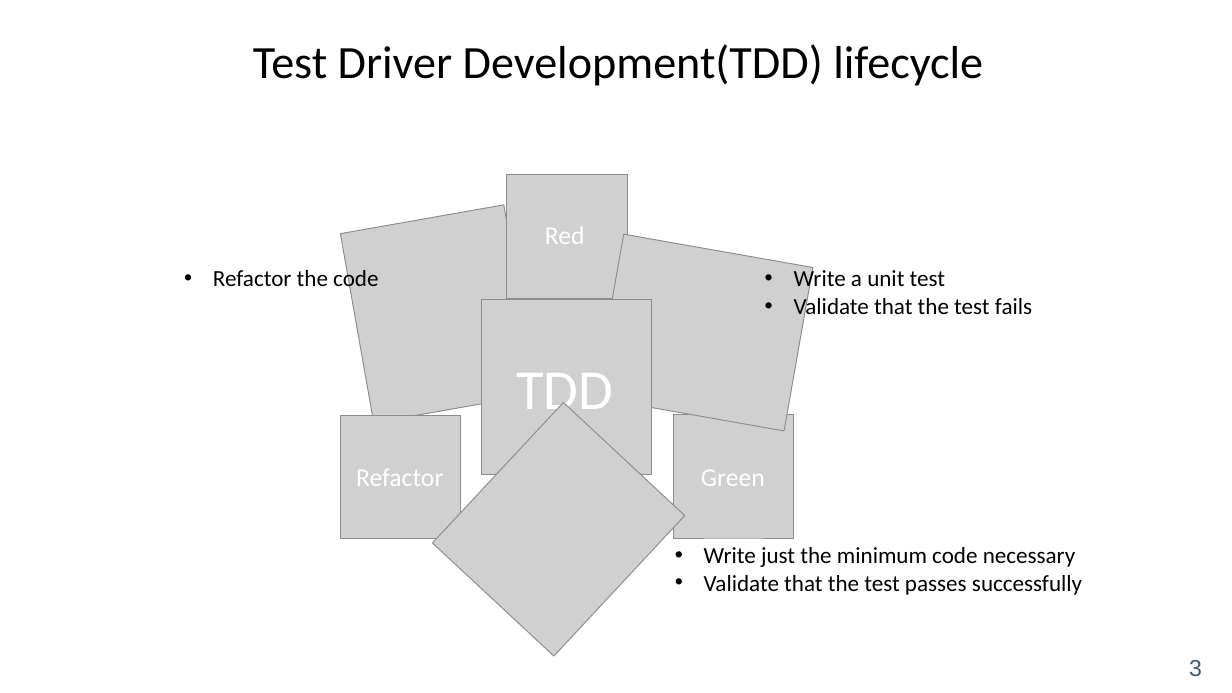
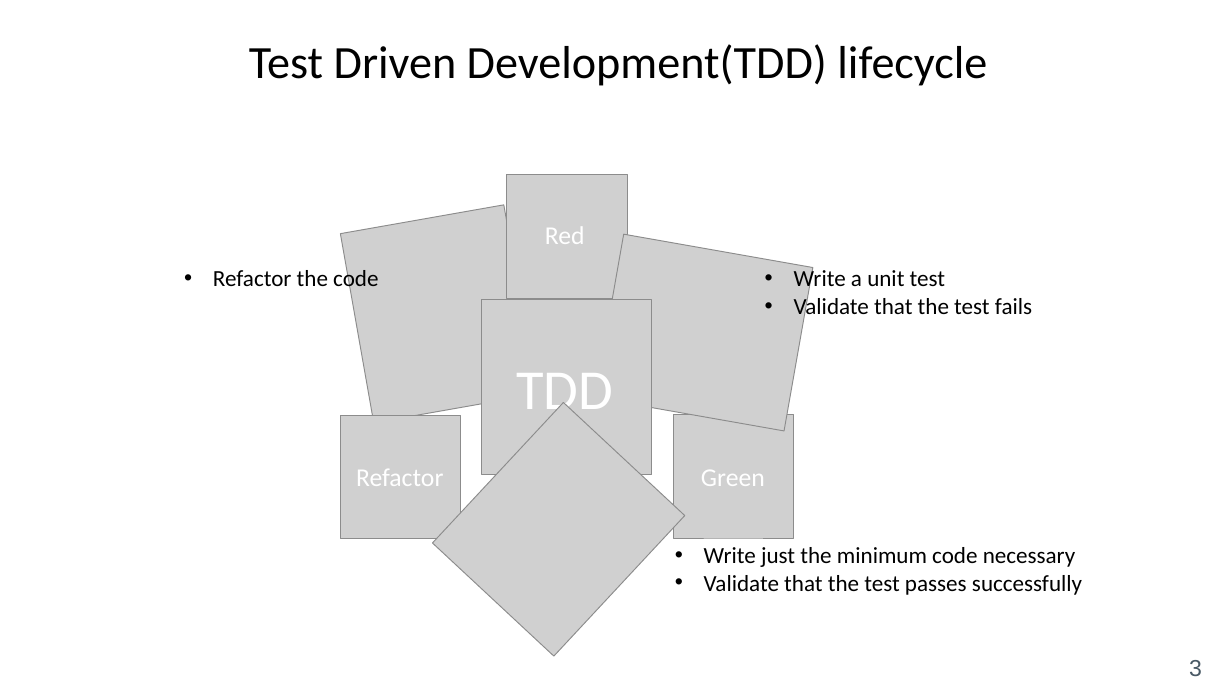
Before and after one commit to mostafarastgar/mockito-project, a slide deck: slide 3 of TDD_BDD Introduction.pptx. Drawn at 1232x693 pixels with LibreOffice and Linux fonts; fonts in the diff are those of the drawing; grey boxes stand for pictures. Boxes give left, top, right and bottom in pixels: in the first picture for what was removed or moved away, otherwise in the second. Text is boxed around its words. In the diff, an @@ line names an element or a change of style, - is before the commit and + after.

```diff
--- a/TDD_BDD Introduction.pptx
+++ b/TDD_BDD Introduction.pptx
@@ text at [249, 44, 987, 86]: text changed @@
-Test Driver Development(TDD) lifecycle
+Test Driven Development(TDD) lifecycle
```
Also in this commit, not shown: 1 other file.
